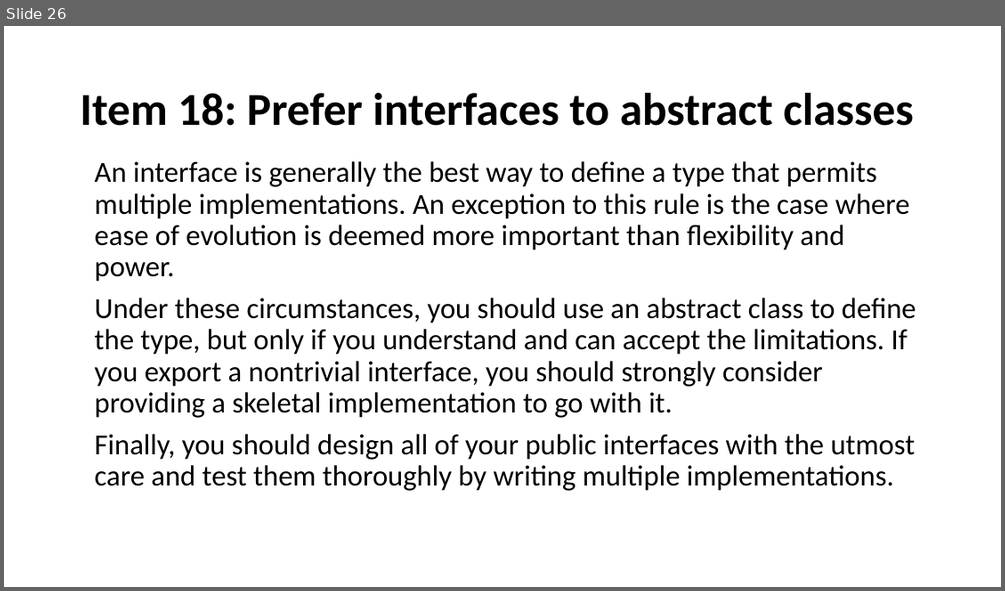
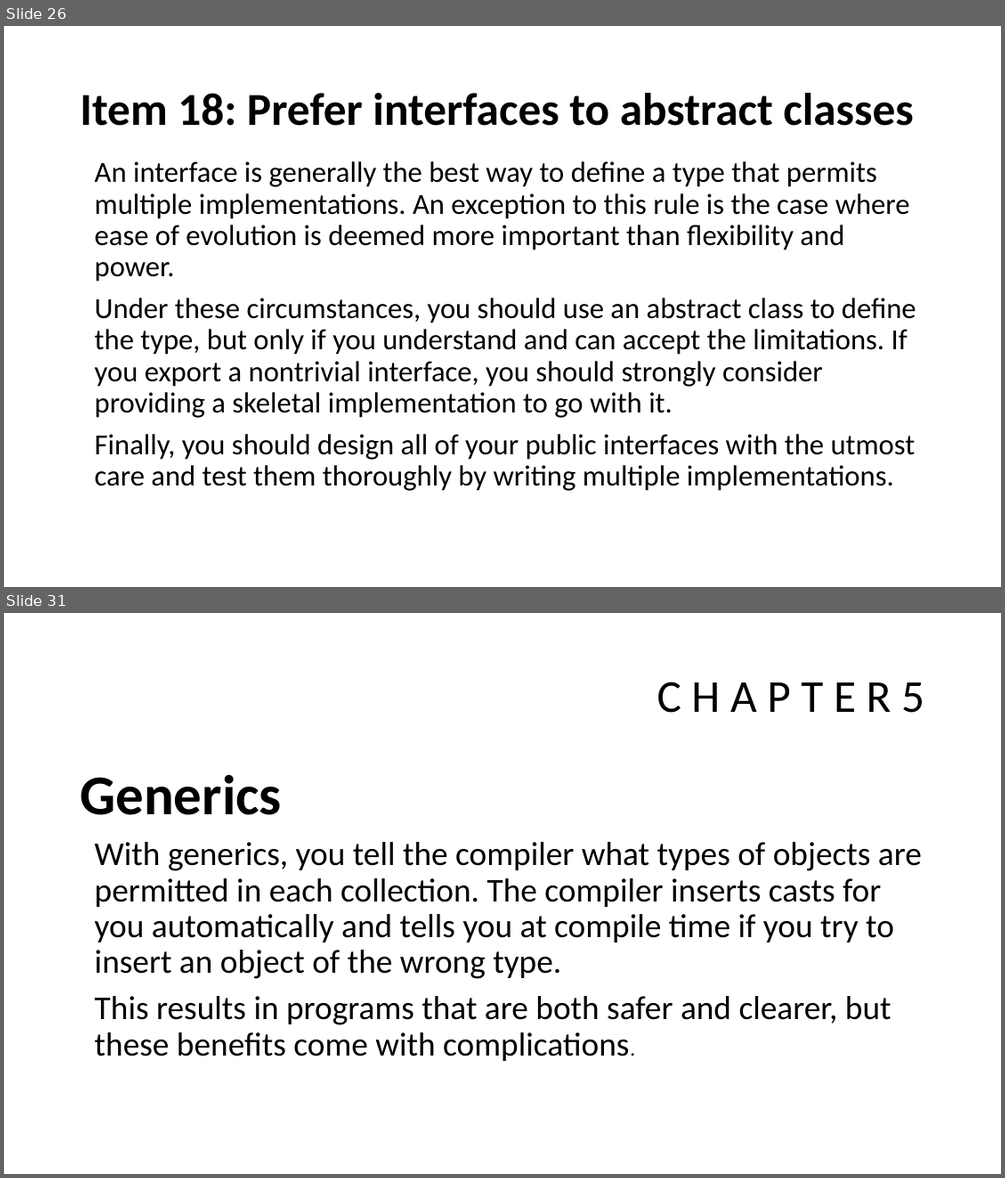
Before and after one commit to javamaster-llc/effective-java-examples-master, a slide deck: Study of Effective Java™.pptx. Shown one above the other, each under a label of ours: slide 26 before the commit, slides 26 and 31 after it; the slides between them are not shown. The pictures are 1005x591 and 1005x1178 pixels, drawn with LibreOffice and Linux fonts; fonts in the diff are those of the drawing. Boxes give left, top, right and bottom in pixels: in the first picture for what was removed or moved away, otherwise in the second. Text is boxed around its words. In the diff, an @@ line names an element or a change of style, - is before the commit and + after.

```diff
--- a/Study of Effective Java™.pptx
+++ b/Study of Effective Java™.pptx
@@ slide 31 added at <box>4,613,1001,1174</box>, background #FFFFFF @@
@@ title added at <box>657,682,924,713</box>, 44 pt, text #000000 @@
+C H A P T E R 5
@@ text added at <box>80,774,922,1061</box>, 32 pt, text #000000 @@
+Generics
+With generics, you tell the compiler what types of objects are permitted in each collection. The compiler inserts casts for you automatically and tells you at compile time if you try to insert an object of the wrong type.
+This results in programs that are both safer and clearer, but these benefits come with complications.
```
Also in this commit, not shown: 2 slides changed, 24 other slides added.
